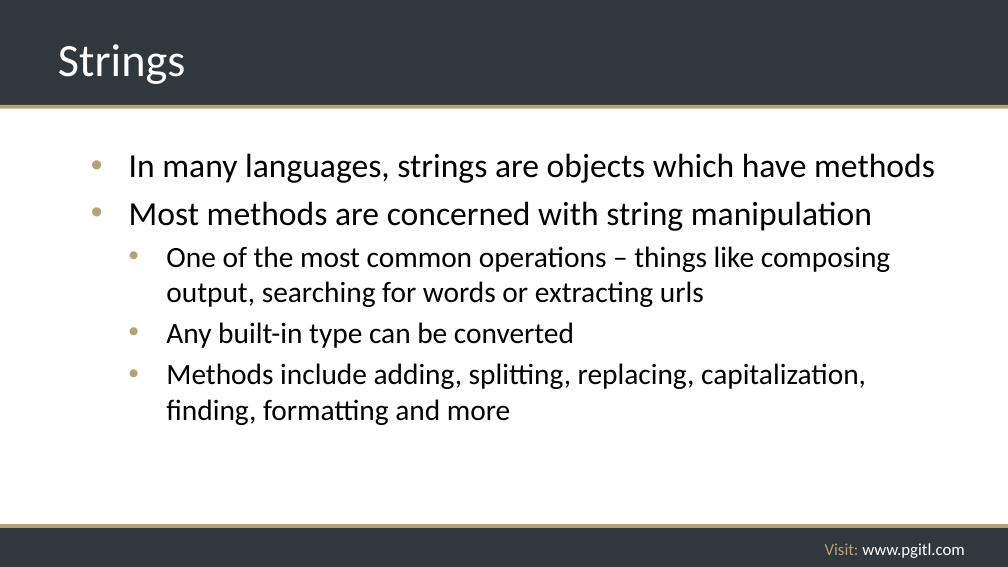
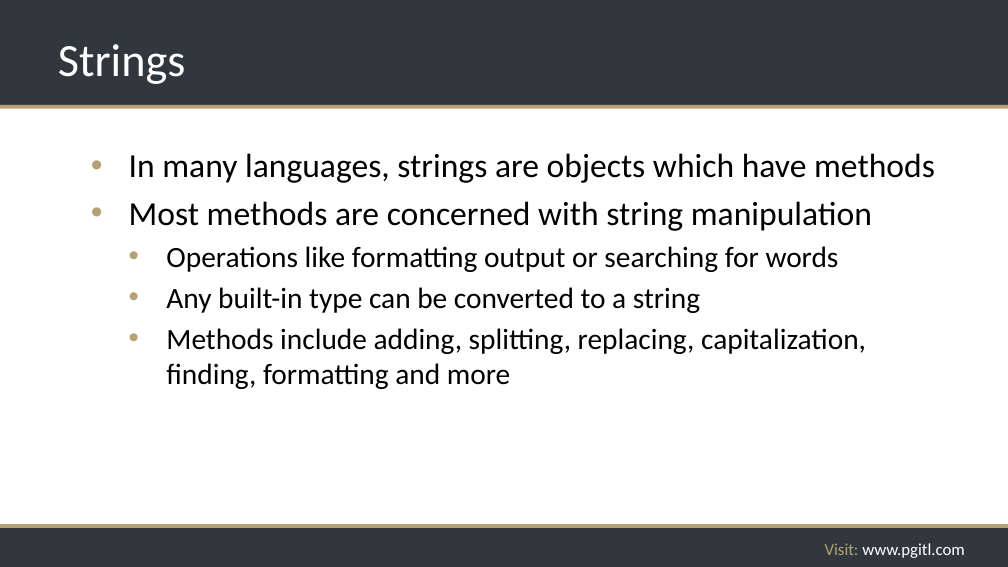
Before and after one commit to rikkouri/project-a, a slide deck: slide 44 of Programming Foundations.pptx (slide 43 before the commit). Drawn at 1008x567 pixels with LibreOffice and Linux fonts; fonts in the diff are those of the drawing; background and template pictures are left out. Boxes give left, top, right and bottom in pixels: in the first picture for what was removed or moved away, otherwise in the second. Text is boxed around its words. In the diff, an @@ line names an element or a change of style, - is before the commit and + after.

```diff
--- a/Programming Foundations.pptx
+++ b/Programming Foundations.pptx
@@ text at (166, 246, 839, 313): text changed @@
-  • One of the most common operations – things like composing output, searching for words or extracting urls
-  • Any built-in type can be converted
+  • Operations like formatting output or searching for words
+  • Any built-in type can be converted to a string
```
Also in this commit, not shown: 28 other slides changed, 15 slides added, 1 slide removed.
